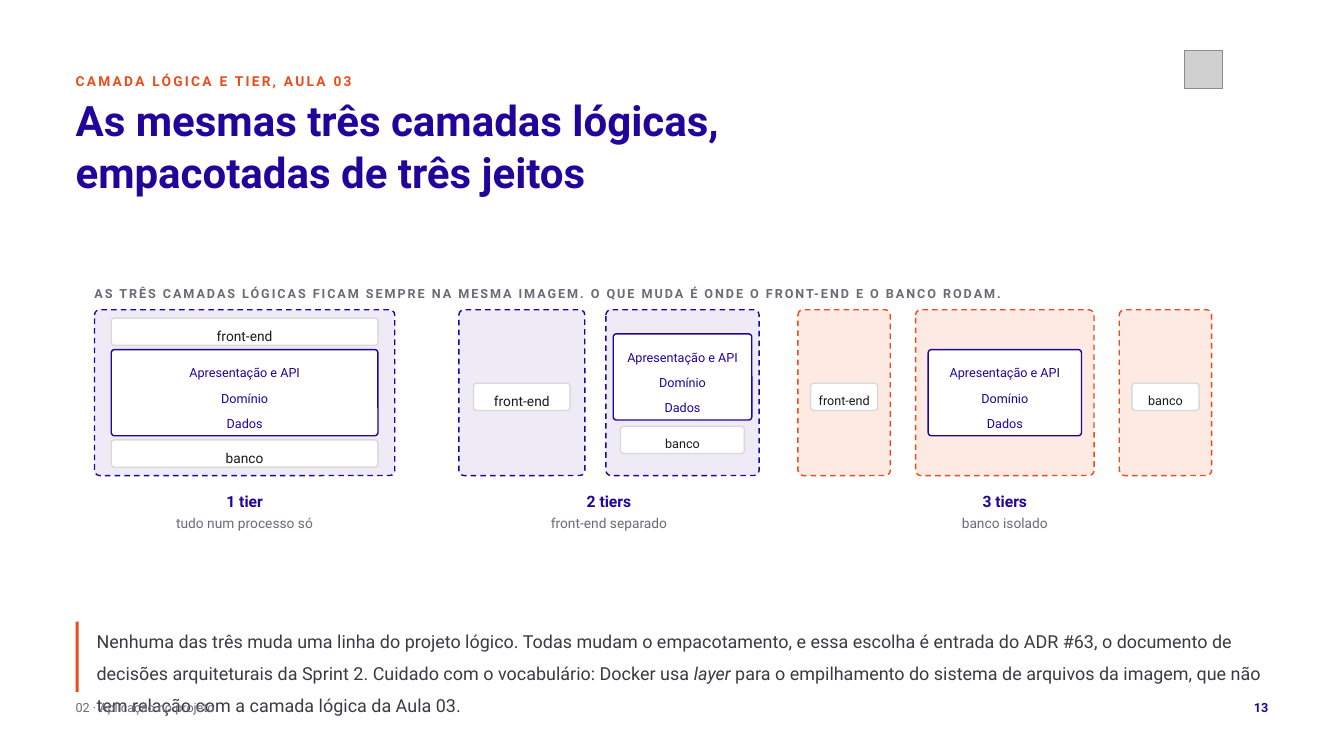
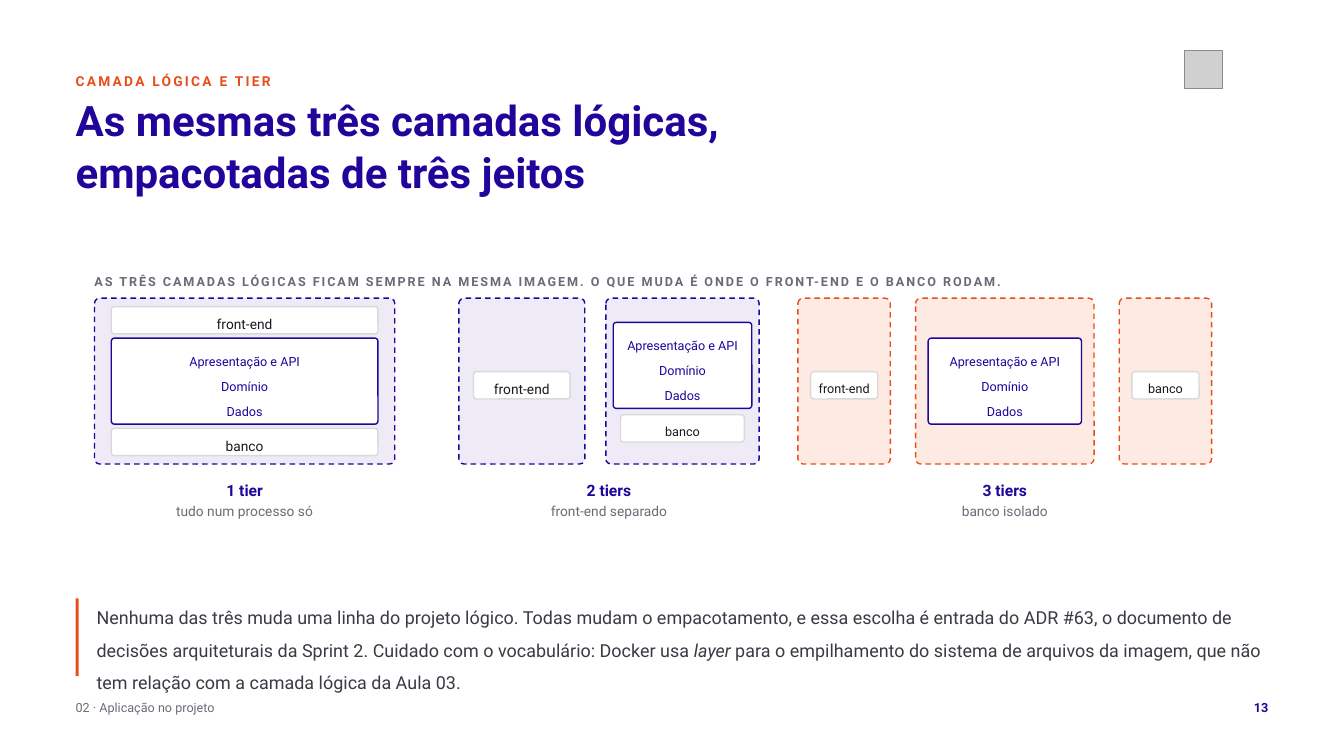
Before and after one commit to tcpassos/invite-app, a slide deck: slide 13 of trabalhos/T1-Docker-Invite-People.pptx. Drawn at 1344x756 pixels with LibreOffice and Linux fonts; fonts in the diff are those of the drawing; grey boxes stand for pictures. Boxes give left, top, right and bottom in pixels: in the first picture for what was removed or moved away, otherwise in the second. Text is boxed around its words. In the diff, an @@ line names an element or a change of style, - is before the commit and + after.

Commit message:
docs: ancora a legenda do diagrama acima do rodape e reduz as citacoes de aula nos slides

```diff
--- a/trabalhos/T1-Docker-Invite-People.pptx
+++ b/trabalhos/T1-Docker-Invite-People.pptx
@@ text at [152,73,271,86]: text changed @@
-CAMADA LÓGICA E TIER, AULA 03
+CAMADA LÓGICA E TIER
@@ 22 texts, 15 rounded rectangles: place and size @@
-22 texts, 15 rounded rectangles at [76,104,1212,531]
+22 texts, 15 rounded rectangles at [76,104,1212,519]
@@ rectangle: place and size @@
-rectangle at [76,622,79,693]
+rectangle at [76,599,79,677]
@@ text "Nenhuma das três muda uma ...": place and size @@
-text "Nenhuma das três muda uma ..." at [97,634,1261,716]
+text "Nenhuma das três muda uma ..." at [97,610,1261,693]
```
Also in this commit, not shown: 6 other slides changed, 10 other files.
